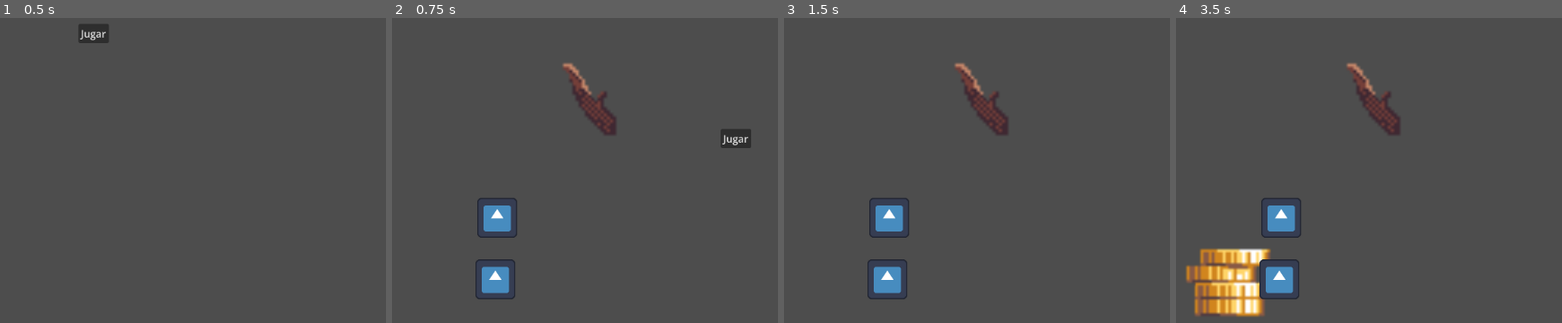
Above: before the commit, frames 1-4 (left to right).
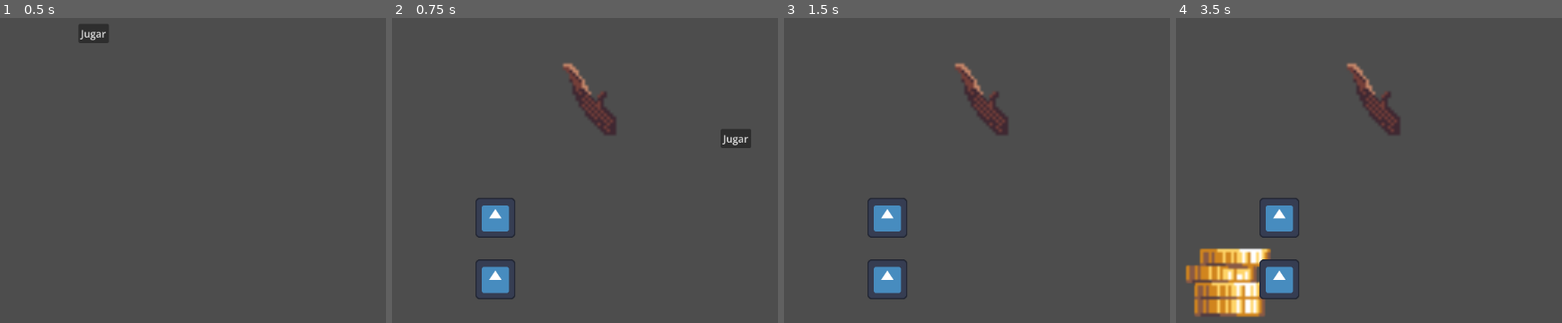
Above: after the commit, the same moments.

Repository: Estebo1/MineSongClicker
Game: Godot game, scene res://Scenes/Menu.tscn
Same seed, same stepped clock (60 frames per second), same inputs: the game is played once before the commit and once after it. The engine's default icon, where the game draws it, is replaced by a stand-in: a white triangle on a blue panel in a dark square. Sound files missing from this copy of the repository are replaced by a short silence.
Inputs (mouse positions are in pixels of both pictures, inside the frame that each line leads up to):
- Up to frame 1 (0.5 s): no input
- Up to frame 2 (0.75 s): click "Jugar" at 0.5 s
- Up to frame 3 (1.5 s): click "Jugar" at 1.25 s
- Up to frame 4 (3.5 s): move the mouse to (outside the picture) at 2.02 s; click (outside the picture) at 2.17 s; move the mouse to (1392, 170) at 2.77 s; click (1392, 170) at 2.92 s

Frame 1 is identical in both runs. In frame 2, 0.3% of the frame differs, in the area x 21-33%, y 59-73%; in frame 3, 0.3%; in frame 4, 0.5%, in the area x 2-33%, y 59-98%.

Commit message:
acomodo de notas

Diff:
--- a/Scenes/Game.tscn
+++ b/Scenes/Game.tscn
@@ -33,32 +33,33 @@
 input_action = "carril_arriba"
 
 [node name="Sprite2D" type="Sprite2D" parent="HitArea" unique_id=1407262209]
-position = Vector2(8.109209, 0)
+position = Vector2(7.516, 0)
 scale = Vector2(0.1, 0.1)
 texture = ExtResource("6_2irst")
 
 [node name="OkayArea" type="Area2D" parent="HitArea" unique_id=29055022]
-position = Vector2(14.042776, 0.19778557)
-scale = Vector2(0.43553934, 0.43553934)
+position = Vector2(0.3955719, 0.19778557)
+scale = Vector2(0.3, 0.3)
 
 [node name="CollisionShape2D" type="CollisionShape2D" parent="HitArea/OkayArea" unique_id=1648482603]
 shape = SubResource("CircleShape2D_m50do")
 
 [node name="GoodArea" type="Area2D" parent="HitArea" unique_id=798618340]
-position = Vector2(7.9114237, 0.5933567)
-scale = Vector2(-0.16968697, -0.16968697)
+position = Vector2(14.636133, 0.5933567)
+scale = Vector2(0.3, 0.3)
 
 [node name="CollisionShape2D" type="CollisionShape2D" parent="HitArea/GoodArea" unique_id=1950018756]
 shape = SubResource("CircleShape2D_m50do")
 
 [node name="PerfectArea" type="Area2D" parent="HitArea" unique_id=1215332619]
-scale = Vector2(-0.5953481, -0.5953481)
+position = Vector2(7.5158525, 0)
+scale = Vector2(0.4, 0.4)
 
 [node name="CollisionShape2D" type="CollisionShape2D" parent="HitArea/PerfectArea" unique_id=866200848]
 shape = SubResource("CircleShape2D_m50do")
 
 [node name="FailArea" type="Area2D" parent="HitArea" unique_id=1136206067]
-position = Vector2(-12.0649185, 0.39557114)
+position = Vector2(-8.306993, 0.39557114)
 scale = Vector2(0.5516987, 0.5516987)
 
 [node name="CollisionShape2D" type="CollisionShape2D" parent="HitArea/FailArea" unique_id=1701005794]
@@ -76,27 +77,28 @@
 texture = ExtResource("6_2irst")
 
 [node name="OkayArea" type="Area2D" parent="HitArea2" unique_id=1752395513]
-position = Vector2(14.042776, 0.19778557)
-scale = Vector2(0.43553934, 0.43553934)
+position = Vector2(0.3955719, 0.19778557)
+scale = Vector2(0.3, 0.3)
 
 [node name="CollisionShape2D" type="CollisionShape2D" parent="HitArea2/OkayArea" unique_id=410283886]
 shape = SubResource("CircleShape2D_m50do")
 
 [node name="GoodArea" type="Area2D" parent="HitArea2" unique_id=2018293684]
-position = Vector2(7.9114237, 0.5933567)
-scale = Vector2(-0.16968697, -0.16968697)
+position = Vector2(14.636133, 0.5933567)
+scale = Vector2(0.3, 0.3)
 
 [node name="CollisionShape2D" type="CollisionShape2D" parent="HitArea2/GoodArea" unique_id=1420191268]
 shape = SubResource("CircleShape2D_m50do")
 
 [node name="PerfectArea" type="Area2D" parent="HitArea2" unique_id=1191320878]
-scale = Vector2(-0.5953481, -0.5953481)
+position = Vector2(7.5158525, 0)
+scale = Vector2(0.4, 0.4)
 
 [node name="CollisionShape2D" type="CollisionShape2D" parent="HitArea2/PerfectArea" unique_id=1540784107]
 shape = SubResource("CircleShape2D_m50do")
 
 [node name="FailArea" type="Area2D" parent="HitArea2" unique_id=239985784]
-position = Vector2(-12.0649185, 0.39557114)
+position = Vector2(-8.306993, 0.39557114)
 scale = Vector2(0.5516987, 0.5516987)
 
 [node name="CollisionShape2D" type="CollisionShape2D" parent="HitArea2/FailArea" unique_id=1103408180]
@@ -117,6 +119,13 @@
 offset_bottom = -2.0
 text = "Jugar"
 
+[node name="Node2D" type="Node2D" parent="." unique_id=304050822]
+position = Vector2(557, 0)
+
+[node name="Note" parent="." unique_id=400096373 instance=ExtResource("3_j5yw3")]
+position = Vector2(217, 98)
+scale = Vector2(5, 5)
+
 [connection signal="area_entered" from="HitArea/OkayArea" to="HitArea" method="_on_okay_area_area_entered"]
 [connection signal="area_exited" from="HitArea/OkayArea" to="HitArea" method="_on_okay_area_area_exited"]
 [connection signal="area_entered" from="HitArea/GoodArea" to="HitArea" method="_on_good_area_area_entered"]
